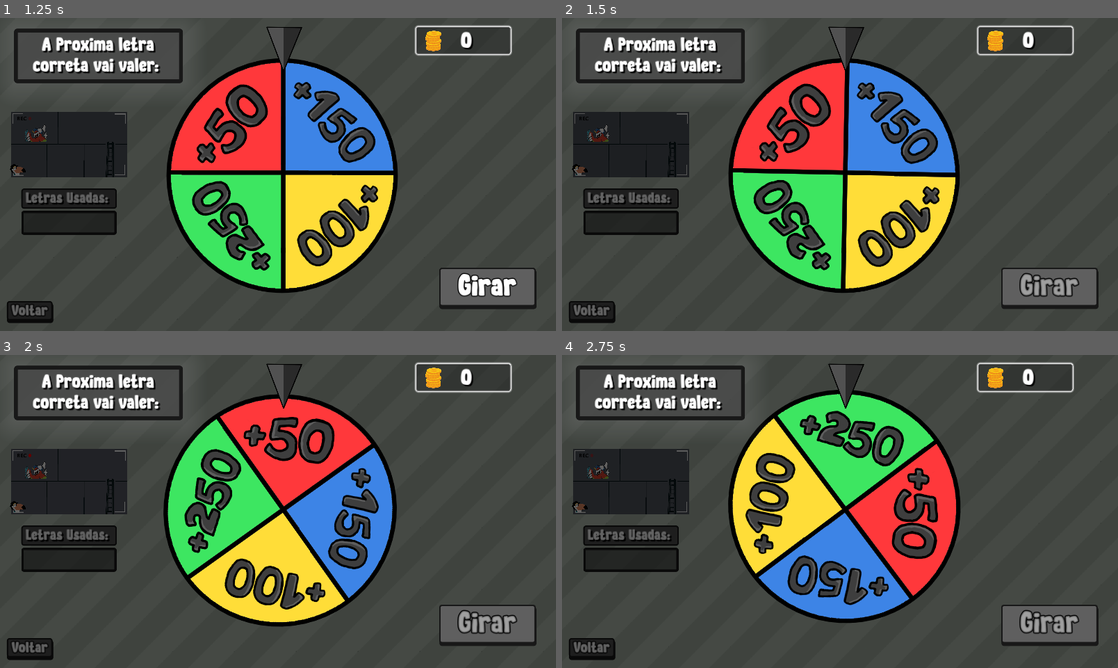
Above: before the commit, frames 1-4 (two rows, left to right).
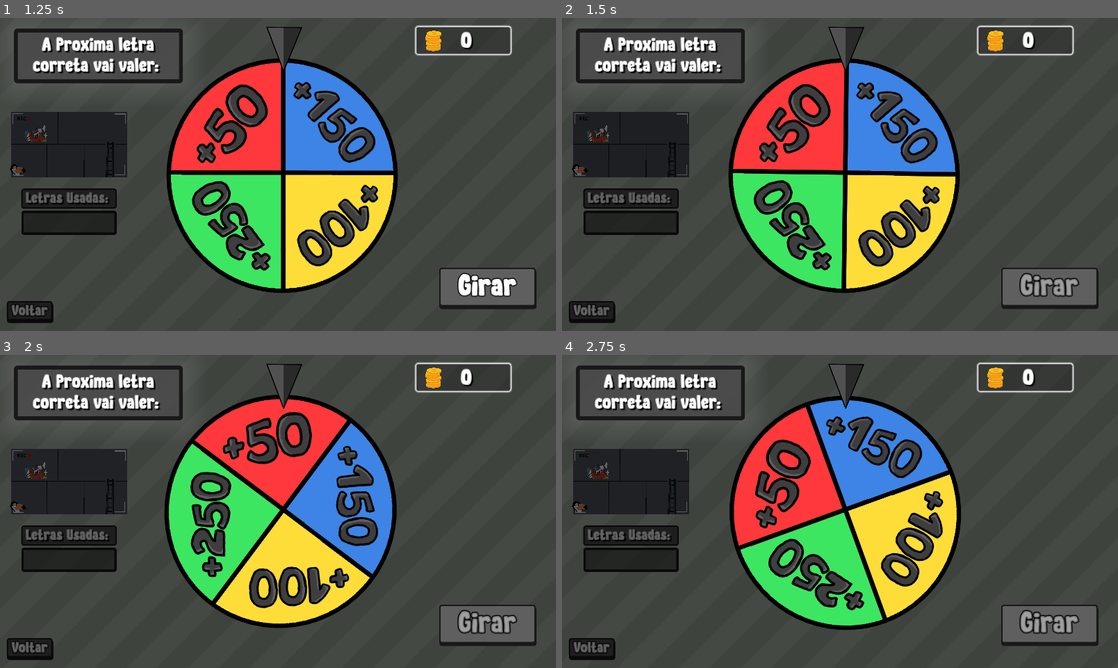
Above: after the commit, the same moments.

Repository: JhonyC13/guess-the-word-godot
Game: Godot game, scene res://scenes/main.tscn
Same seed, same stepped clock (60 frames per second), same inputs: the game is played once before the commit and once after it. This scene is started directly instead of the project's main scene.
Inputs:
- Up to frame 1 (1.25 s): click "Voltar" at 0.5 s
- Up to frame 2 (1.5 s): click "Girar" at 1.25 s
- Up to frame 3 (2 s): no input
- Up to frame 4 (2.75 s): click "Voltar" at 2 s

Frame 1 is identical in both runs. In frame 2, 1.8% of the frame differs, in the area x 30-71%, y 14-87%; in frame 3, 12%; in frame 4, 24%, in the area x 29-72%, y 11-88%.

Commit message:
revisão e correção de alguns códigos

Diff:
--- a/scenes/fim_de_jogo.tscn
+++ b/scenes/fim_de_jogo.tscn
@@ -34,8 +34,8 @@
 corner_radius_top_right = 5
 corner_radius_bottom_right = 5
 corner_radius_bottom_left = 5
-shadow_color = Color(0.156863, 0.47451, 1, 0.152941)
-shadow_size = 100
+shadow_color = Color(0.156863, 0.47451, 1, 0.129412)
+shadow_size = 50
 
 [sub_resource type="StyleBoxFlat" id="StyleBoxFlat_v6gxd"]
 bg_color = Color(0.156863, 0.47451, 1, 0.898039)
@@ -48,8 +48,8 @@
 corner_radius_top_right = 5
 corner_radius_bottom_right = 5
 corner_radius_bottom_left = 5
-shadow_color = Color(0.156863, 0.47451, 1, 0.152941)
-shadow_size = 100
+shadow_color = Color(0.156863, 0.47451, 1, 0.101961)
+shadow_size = 50
 
 [sub_resource type="StyleBoxFlat" id="StyleBoxFlat_qlbcs"]
 bg_color = Color(0.2, 0.266667, 1, 0.811765)
@@ -62,8 +62,8 @@
 corner_radius_top_right = 5
 corner_radius_bottom_right = 5
 corner_radius_bottom_left = 5
-shadow_color = Color(0.156863, 0.47451, 1, 0.152941)
-shadow_size = 100
+shadow_color = Color(0.156863, 0.47451, 1, 0.109804)
+shadow_size = 50
 
 [node name="fim_de_jogo" type="CanvasLayer"]
 layer = 0
--- a/scenes/hud.tscn
+++ b/scenes/hud.tscn
@@ -1,9 +1,10 @@
-[gd_scene load_steps=7 format=3 uid="uid://dks26u15bojov"]
+[gd_scene load_steps=8 format=3 uid="uid://dks26u15bojov"]
 
 [ext_resource type="FontFile" uid="uid://dvsuh4jsu5je8" path="res://fonts/Comic-Art.ttf" id="1_37x3w"]
 [ext_resource type="Script" path="res://scripts/hud.gd" id="1_4528l"]
 [ext_resource type="Texture2D" uid="uid://2ktl6ixtbmdv" path="res://assets/pilha_moedas.png" id="2_exr3f"]
 [ext_resource type="PackedScene" uid="uid://cmvjj1dvamu2c" path="res://particles/moedas_particulas.tscn" id="4_kswih"]
+[ext_resource type="AudioStream" uid="uid://sd601kt2jxyx" path="res://sfx/money_sfx.mp3" id="5_6suoa"]
 
 [sub_resource type="StyleBoxFlat" id="StyleBoxFlat_wxnj4"]
 bg_color = Color(0.0980392, 0.0980392, 0.0980392, 0.333333)
@@ -90,3 +91,7 @@
 
 [node name="moedas_particulas" parent="." instance=ExtResource("4_kswih")]
 position = Vector2(900, 50)
+
+[node name="money_sfx" type="AudioStreamPlayer" parent="."]
+stream = ExtResource("5_6suoa")
+volume_db = -5.0
--- a/scenes/roleta_teste.tscn
+++ b/scenes/roleta.tscn
@@ -1,13 +1,13 @@
 [gd_scene load_steps=29 format=3 uid="uid://djp6cguko3lkp"]
 
-[ext_resource type="Texture2D" uid="uid://8k2sss7grlsm" path="res://assets/roleta.png" id="1_hymec"]
-[ext_resource type="Script" path="res://scripts/roleta_teste.gd" id="1_y8kly"]
-[ext_resource type="Texture2D" uid="uid://bxnqoq6cwvjtq" path="res://assets/seta_roleta.png" id="2_s50d7"]
-[ext_resource type="FontFile" uid="uid://dvsuh4jsu5je8" path="res://fonts/Comic-Art.ttf" id="4_2eamg"]
-[ext_resource type="AudioStream" uid="uid://cd4n0l5n511w7" path="res://sfx/476816__victorium183__menuchange.wav" id="5_gl6cl"]
-[ext_resource type="Texture2D" uid="uid://2ktl6ixtbmdv" path="res://assets/pilha_moedas.png" id="6_8hbj2"]
-[ext_resource type="AudioStream" uid="uid://dv2jpnijwyndp" path="res://sfx/roullete_win_sfx.MP3" id="7_8p73j"]
-[ext_resource type="AudioStream" uid="uid://blvi1kancvjnf" path="res://sfx/roullete_coins_sfx.MP3" id="7_ytg2v"]
+[ext_resource type="Script" path="res://scripts/roleta_teste.gd" id="1_hfehj"]
+[ext_resource type="Texture2D" uid="uid://8k2sss7grlsm" path="res://assets/roleta.png" id="2_6tfko"]
+[ext_resource type="Texture2D" uid="uid://bxnqoq6cwvjtq" path="res://assets/seta_roleta.png" id="3_cmjof"]
+[ext_resource type="FontFile" uid="uid://dvsuh4jsu5je8" path="res://fonts/Comic-Art.ttf" id="4_2mrxl"]
+[ext_resource type="Texture2D" uid="uid://2ktl6ixtbmdv" path="res://assets/pilha_moedas.png" id="5_o7fs2"]
+[ext_resource type="AudioStream" uid="uid://cd4n0l5n511w7" path="res://sfx/476816__victorium183__menuchange.wav" id="6_jgiiw"]
+[ext_resource type="AudioStream" uid="uid://blvi1kancvjnf" path="res://sfx/roullete_coins_sfx.MP3" id="7_va8mo"]
+[ext_resource type="AudioStream" uid="uid://dv2jpnijwyndp" path="res://sfx/roullete_win_sfx.MP3" id="8_e8hsw"]
 
 [sub_resource type="CapsuleShape2D" id="CapsuleShape2D_ouipg"]
 radius = 83.6693
@@ -326,8 +326,8 @@
 "ganhou": SubResource("Animation_vt2jm")
 }
 
-[node name="roleta_teste" type="Node2D"]
-script = ExtResource("1_y8kly")
+[node name="roleta" type="Node2D"]
+script = ExtResource("1_hfehj")
 
 [node name="ColorRect" type="ColorRect" parent="."]
 offset_right = 1184.0
--- a/scripts/fases.gd
+++ b/scripts/fases.gd
@@ -8,22 +8,21 @@
 
 # Called when the node enters the scene tree for the first time.
 func _ready():
-	#match Global.maior_fase_desbloqueada:
-		#1:
-			#fase_2.disabled = true
-			#fase_3.disabled = true
-			#fase_4.disabled = true
-			#fase_5.disabled = true
-		#2:
-			#fase_3.disabled = true
-			#fase_4.disabled = true
-			#fase_5.disabled = true
-		#3:
-			#fase_4.disabled = true
-			#fase_5.disabled = true
-		#4:
-			#fase_5.disabled = true
-	pass
+	match Global.maior_fase_desbloqueada:
+		1:
+			fase_2.disabled = true
+			fase_3.disabled = true
+			fase_4.disabled = true
+			fase_5.disabled = true
+		2:
+			fase_3.disabled = true
+			fase_4.disabled = true
+			fase_5.disabled = true
+		3:
+			fase_4.disabled = true
+			fase_5.disabled = true
+		4:
+			fase_5.disabled = true
 
 func _on_fase_1_pressed():
 	Global.fase_atual = 1
--- a/scripts/hud.gd
+++ b/scripts/hud.gd
@@ -2,12 +2,14 @@
 
 @onready var label_pontuacao = $Control/VBoxContainer/Panel/HBoxContainer/label_pontuacao
 @onready var moedas_particulas = $moedas_particulas
+@onready var money_sfx = $money_sfx
 
 func _ready():
 	Global.connect("score_changed", _on_score_changed)
 	label_pontuacao.text = str(Global.pontuacao)
 
 func _on_score_changed():
+	money_sfx.play()
 	moedas_particulas.get_animation_player().play("emitir")
 	await moedas_particulas.get_animation_player().animation_finished
 	label_pontuacao.text = str(Global.pontuacao)
--- a/scripts/main.gd
+++ b/scripts/main.gd
@@ -1,6 +1,4 @@
 extends Node2D
-
-var variavel_teste_commit_linux
 
 @onready var bg_pattern = $jogo/BG_pattern
 @onready var letra_enviada = $jogo/Control/container_jogo/HBoxContainer/letra_enviada
@@ -30,7 +28,7 @@
 @onready var letras_usadas = [] #armazena as letras que o jogador utilizou
 
 @onready var cena_letra_vazia = preload("res://scenes/letra_vazia.tscn")
-@onready var cena_roleta = preload("res://scenes/roleta_teste.tscn")
+@onready var cena_roleta = preload("res://scenes/roleta.tscn")
 @onready var mensagem_erro_cena = preload("res://scenes/mensagem_erro.tscn")
 @onready var cena_fim_de_jogo = preload("res://scenes/fim_de_jogo.tscn")
 @onready var cena_tela_ganhador = preload("res://scenes/tela_ganhador.tscn")
@@ -206,6 +204,9 @@
 
 	if Global.chances <= 0: #verifica se o jogador já usou todas as chances disponíveis
 
+		letra_enviada.editable = false
+		letra_enviada.release_focus()
+		botao_enviar.disabled = true
 		cenario_guarda.show()
 		var fade_tween = get_tree().create_tween()
 		fade_tween.tween_property(cenario_guarda, "modulate:a", 1, 1.0)
Not shown: 7 places in scenes/roleta.tscn that only renumber resources
